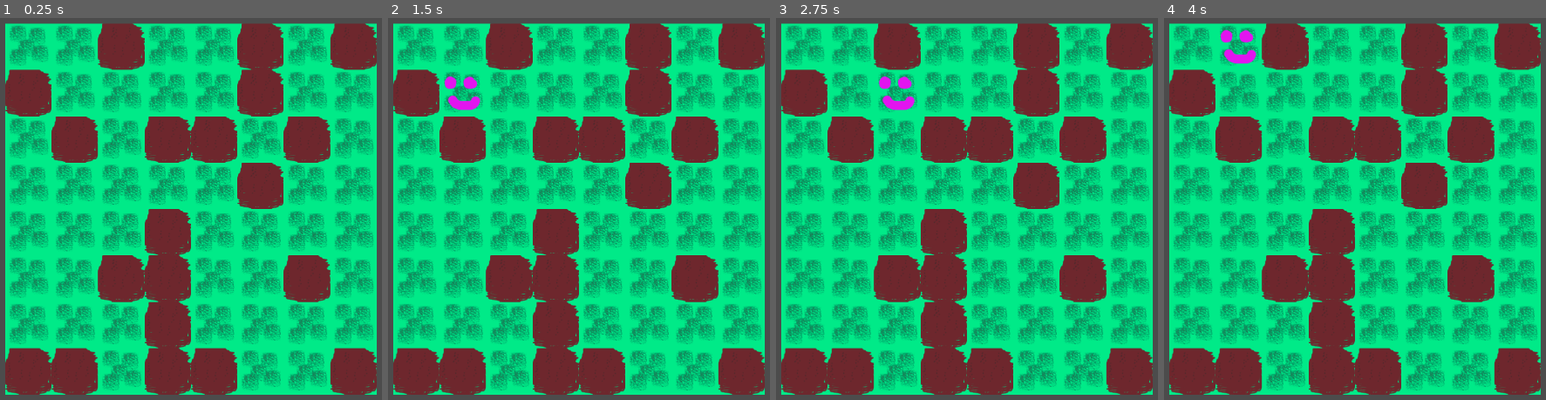
Above: before the commit, frames 1-4 (left to right).
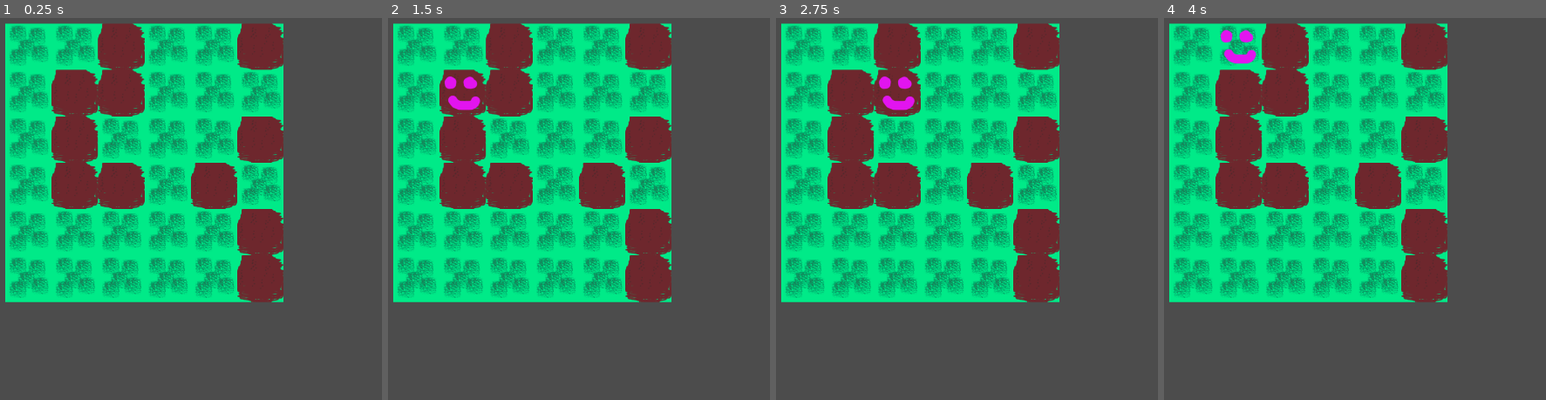
Above: after the commit, the same moments.

Repository: schonstal/7drl-2021
Game: Godot game, scene res://Scenes/Gameplay.tscn
The game is run twice, just before and just after one commit, with the same random seed, the same clock (stepped at 60 frames per second) and the same inputs.
Inputs (mouse positions are in pixels of both pictures, inside the frame that each line leads up to):
- Up to frame 1 (0.25 s): no input
- Up to frame 2 (1.5 s): move the mouse to (754, 189) at 0.52 s; hold D (move_right) 0.53-1.28 s; tap Enter at 1.25 s; move the mouse to (464, 228) at 1.27 s; hold Down (move_down) from 1.28 s (still down)
- Up to frame 3 (2.75 s): tap Space at 2 s; move the mouse to (1058, 121) at 2.02 s; release Down (move_down) at 2.03 s; hold D (move_right) from 2.03 s (still down)
- Up to frame 4 (4 s): tap Enter at 2.75 s; move the mouse to (1343, 285) at 2.77 s; release D (move_right) at 2.78 s; hold Up (move_up) 2.78-3.53 s; tap Space at 3.5 s; move the mouse to (outside the picture) at 3.52 s; hold Left (move_left) from 3.53 s (still down)

The runs differ from the first frame. In frame 1, 63% of the frame differs, in the area x 1-99%, y 1-99%; in frame 2, 63%; in frame 3, 63%; in frame 4, 63%.

Commit message:
🔧 Add itch.io assets to import (but remove from repo for licensing reasons)

Diff:
--- a/Grid/Grid.gd
+++ b/Grid/Grid.gd
@@ -1,7 +1,7 @@
 extends Node2D
 
-export var width = 8
-export var height = 8
+export var width = 6
+export var height = 6
 
 var tiles = []
 
Not shown, changed: .gitignore
